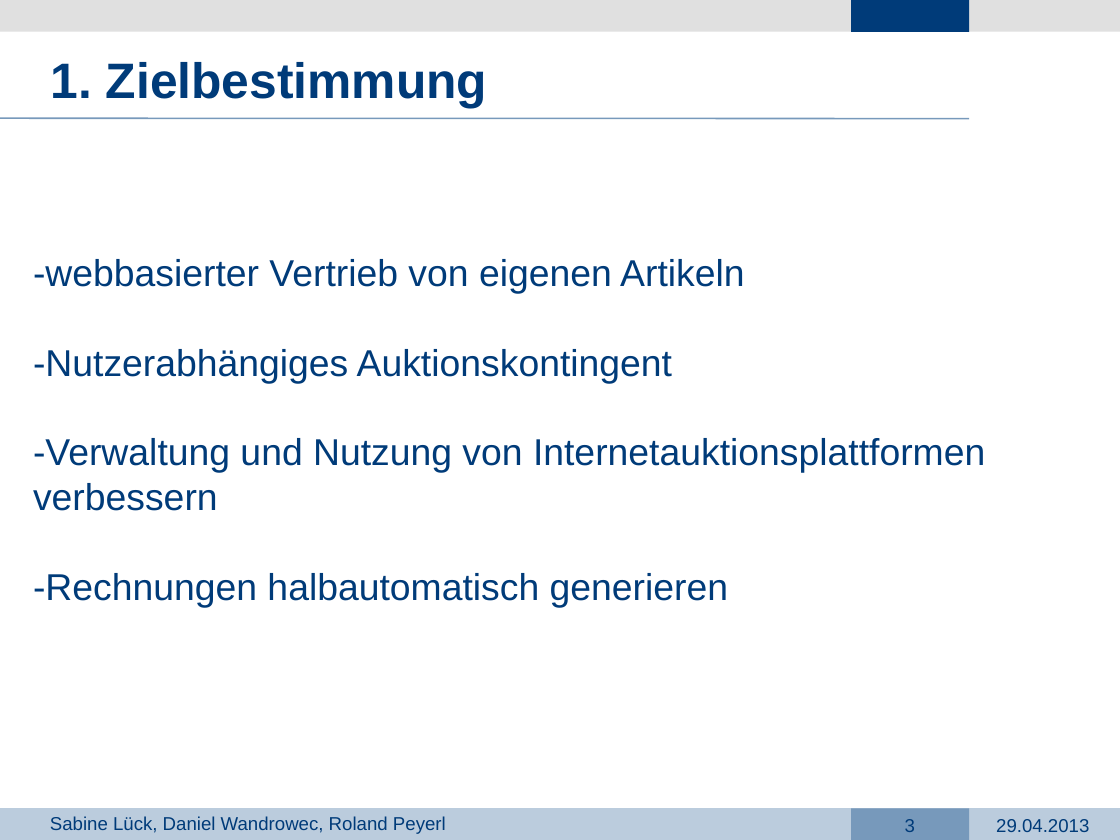
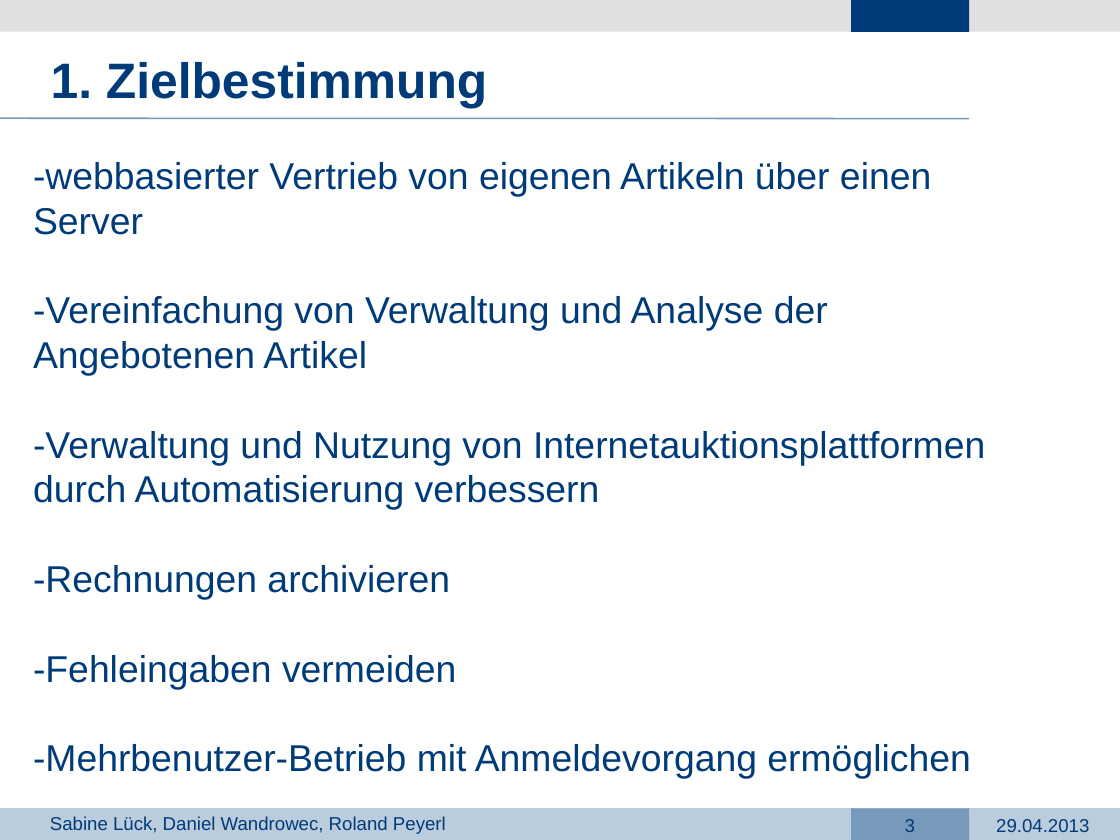
Before and after one commit to dark-saron/PRG4, a slide deck: slide 3 of Präsentation PRG4.pptx. Drawn at 1120x840 pixels with LibreOffice and Linux fonts; fonts in the diff are those of the drawing; background and template pictures are left out. Boxes give left, top, right and bottom in pixels: in the first picture for what was removed or moved away, otherwise in the second. Text is boxed around its words. In the diff, an @@ line names an element or a change of style, - is before the commit and + after.

```diff
--- a/Präsentation PRG4.pptx
+++ b/Präsentation PRG4.pptx
@@ text at box(33, 162, 985, 779): text changed @@
--webbasierter Vertrieb von eigenen Artikeln
--Nutzerabhängiges Auktionskontingent
--Verwaltung und Nutzung von Internetauktionsplattformen verbessern
--Rechnungen halbautomatisch generieren
+-webbasierter Vertrieb von eigenen Artikeln über einen Server
+-Vereinfachung von Verwaltung und Analyse der Angebotenen Artikel
+-Verwaltung und Nutzung von Internetauktionsplattformen durch Automatisierung verbessern
+-Rechnungen archivieren
+-Fehleingaben vermeiden
+-Mehrbenutzer-Betrieb mit Anmeldevorgang ermöglichen
```
Also in this commit, not shown: 2 other slides changed.
